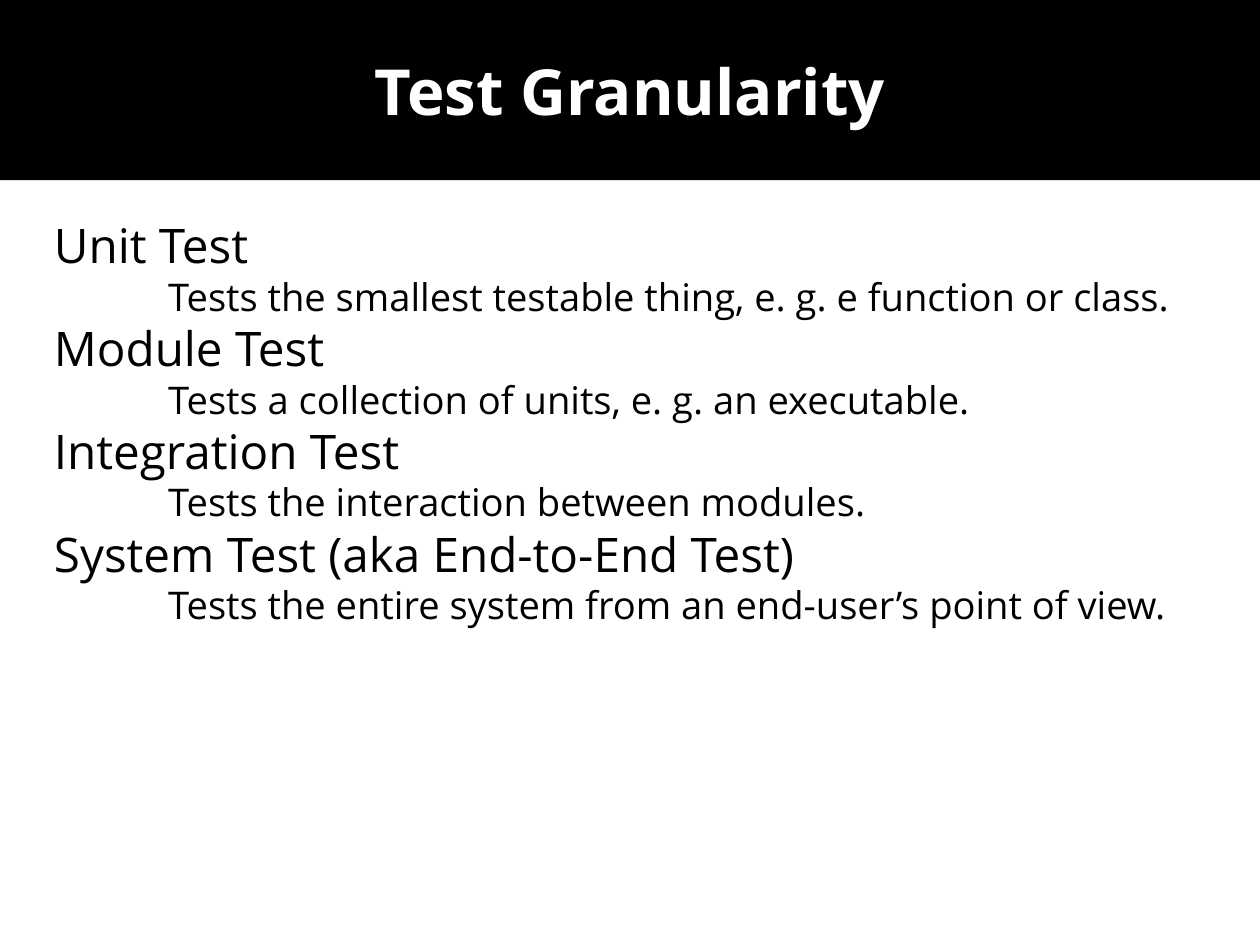
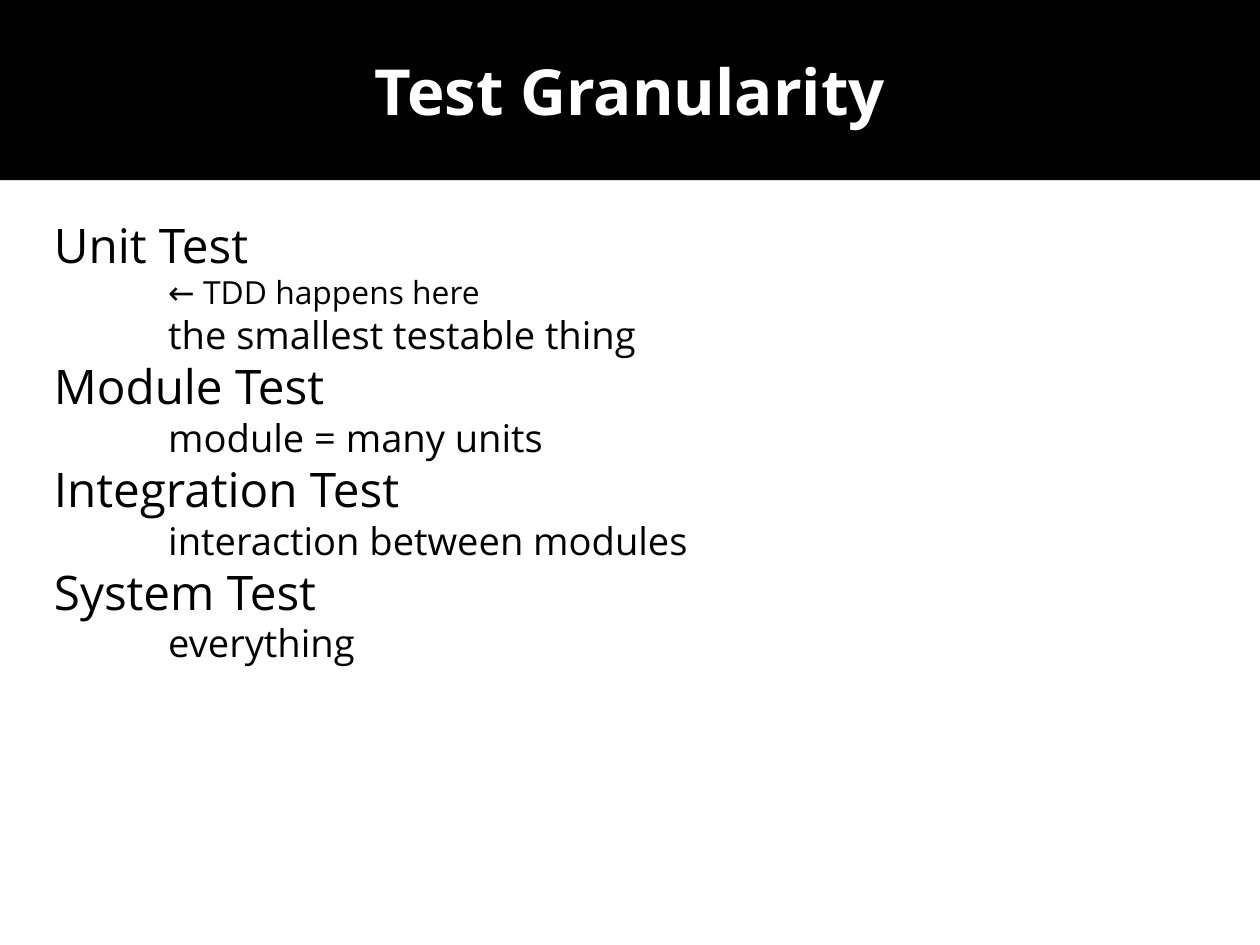
Before and after one commit to wolframroesler/Talks, a slide deck: slide 9 of tdd.odp. Drawn at 1260x945 pixels with LibreOffice and Linux fonts; fonts in the diff are those of the drawing. Boxes give left, top, right and bottom in pixels: in the first picture for what was removed or moved away, otherwise in the second. Text is boxed around its words. In the diff, an @@ line names an element or a change of style, - is before the commit and + after.

Commit message:
Dramatically shorten the text on the slides
This is a talk, not a blog post

```diff
--- a/tdd.odp
+++ b/tdd.odp
@@ text at box(54, 228, 636, 358): text changed @@
-Unit Test
-Tests the smallest testable thing, e. g. e function or class.
+Unit Test ← TDD happens here
+the smallest testable thing
@@ text at box(168, 423, 543, 461): text changed @@
-Tests a collection of units, e. g. an executable.
+module = many units
@@ text at box(54, 526, 687, 666): text changed @@
-Tests the interaction between modules.
-System Test (aka End-to-End Test)
-Tests the entire system from an end-user’s point of view.
+interaction between modules
+System Test
+everything
```
Also in this commit, not shown: 13 other slides changed, 2 slides added.
